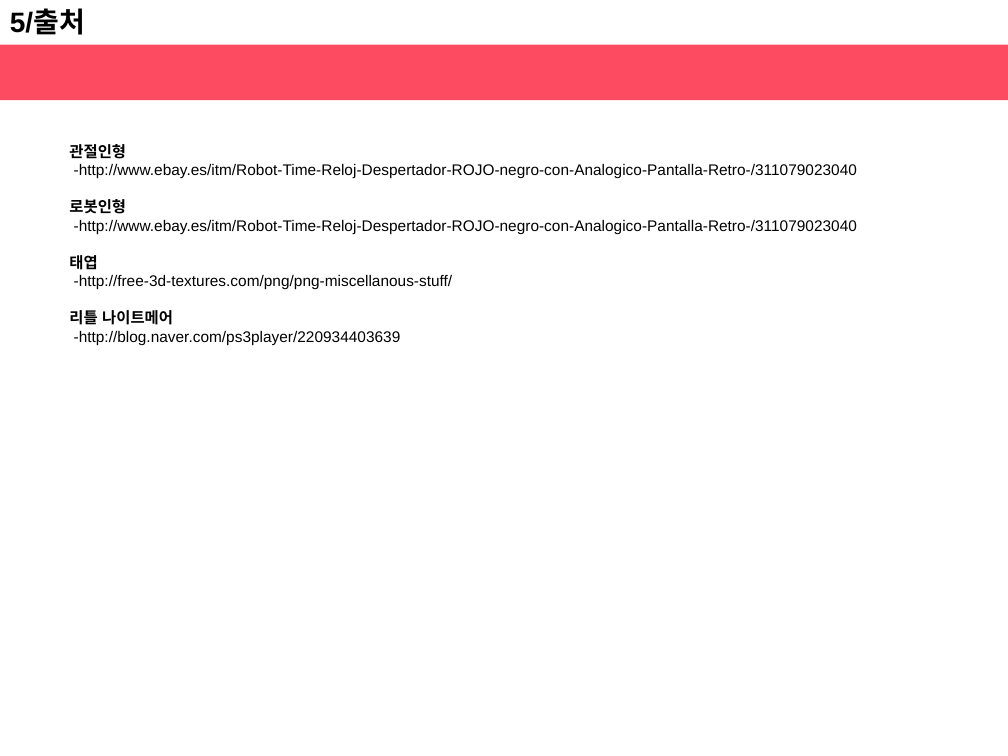
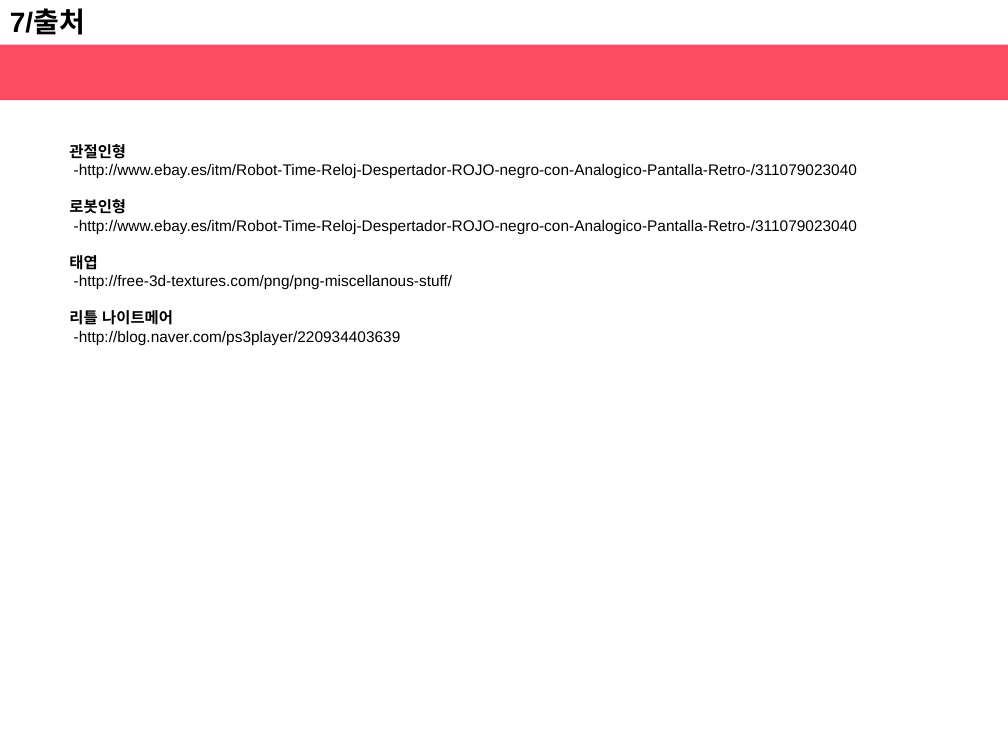
Before and after one commit to haeunjung/Team_Project, a slide deck: slide 19 of 기획문서/게임 제안서.pptx (slide 16 before the commit). Drawn at 1008x756 pixels with LibreOffice and Linux fonts; fonts in the diff are those of the drawing. Boxes give left, top, right and bottom in pixels: in the first picture for what was removed or moved away, otherwise in the second. Text is boxed around its words. In the diff, an @@ line names an element or a change of style, - is before the commit and + after.

```diff
--- a/기획문서/게임 제안서.pptx
+++ b/기획문서/게임 제안서.pptx
@@ text at (10, 11, 85, 35): text changed @@
-5/출처
+7/출처
```
Also in this commit, not shown: 3 other slides changed, 3 slides added.
